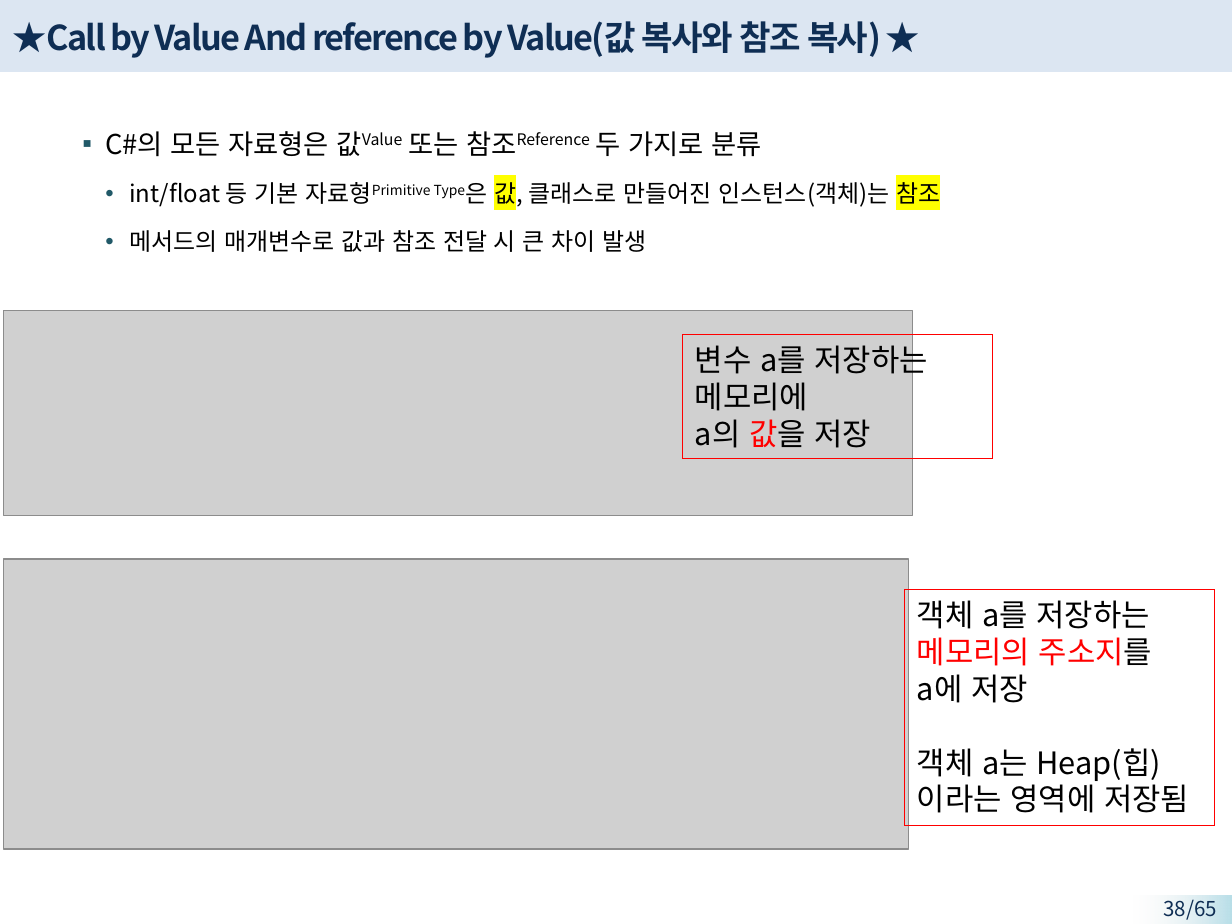
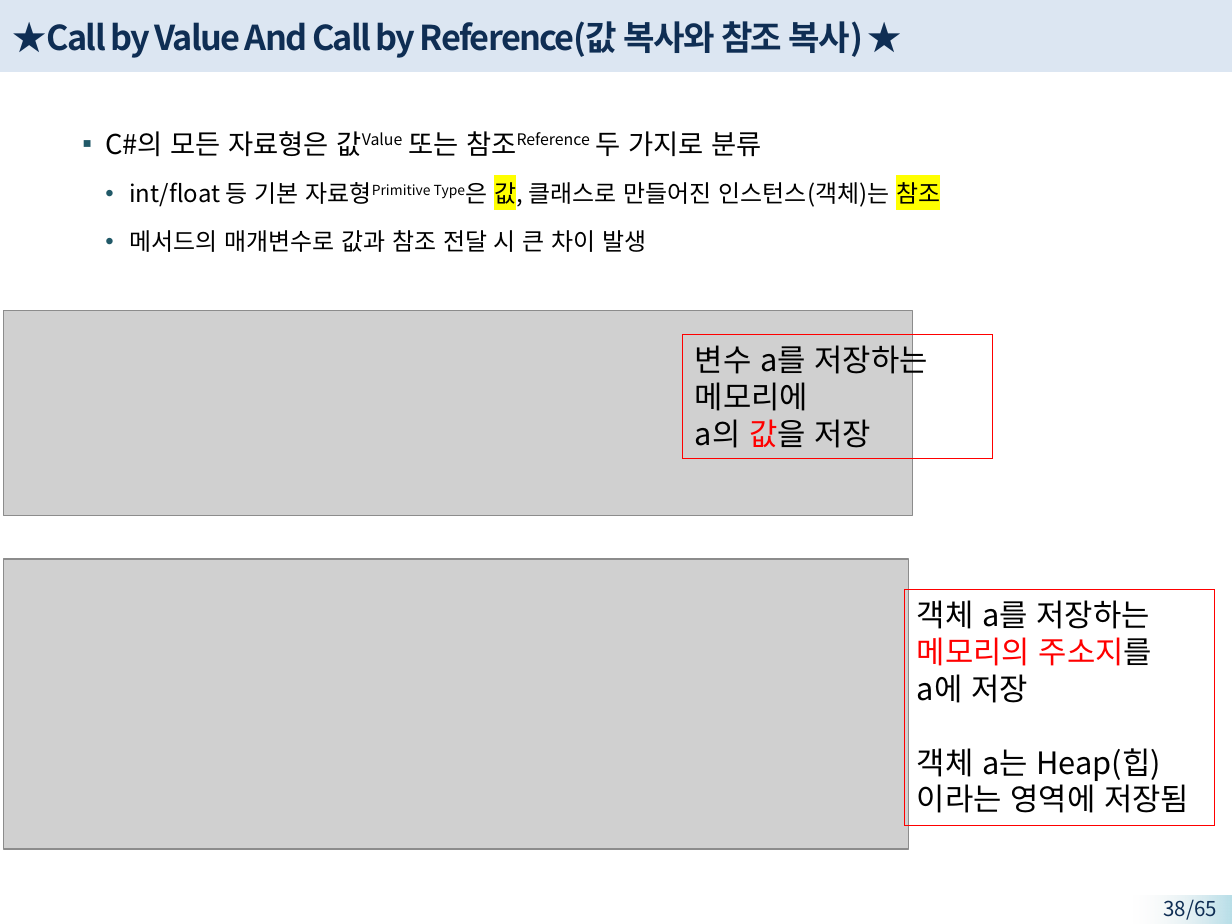
Before and after one commit to Starfall-Yuna/AI11_class, a slide deck: slide 38 of CSharp/씨샵피피티/6단원.pptx. Drawn at 1232x924 pixels with LibreOffice and Linux fonts; fonts in the diff are those of the drawing; grey boxes stand for pictures. Boxes give left, top, right and bottom in pixels: in the first picture for what was removed or moved away, otherwise in the second. Text is boxed around its words. In the diff, an @@ line names an element or a change of style, - is before the commit and + after.

```diff
--- a/CSharp/씨샵피피티/6단원.pptx
+++ b/CSharp/씨샵피피티/6단원.pptx
@@ title at bbox=[12, 21, 863, 58]: text changed @@
-★Call by Value And reference by Value(값 복사와 참조 복사) ★
+★Call by Value And Call by Reference(값 복사와 참조 복사) ★
```
Also in this commit, not shown: 15 other files.
